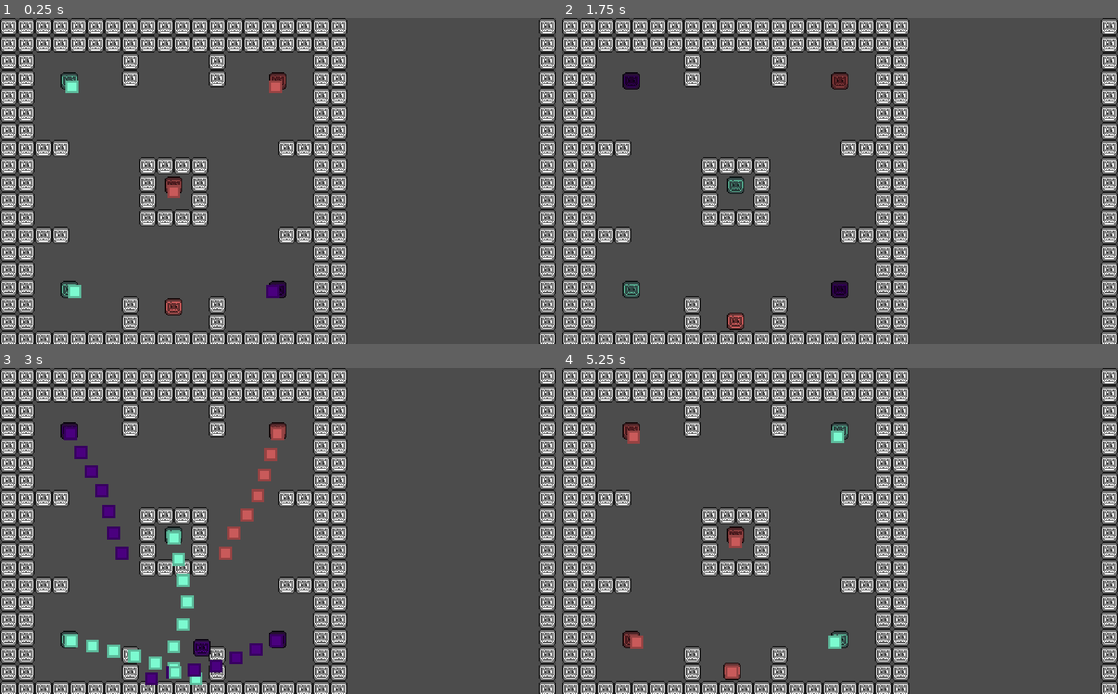
Above: before the commit, frames 1-4 (two rows, left to right).
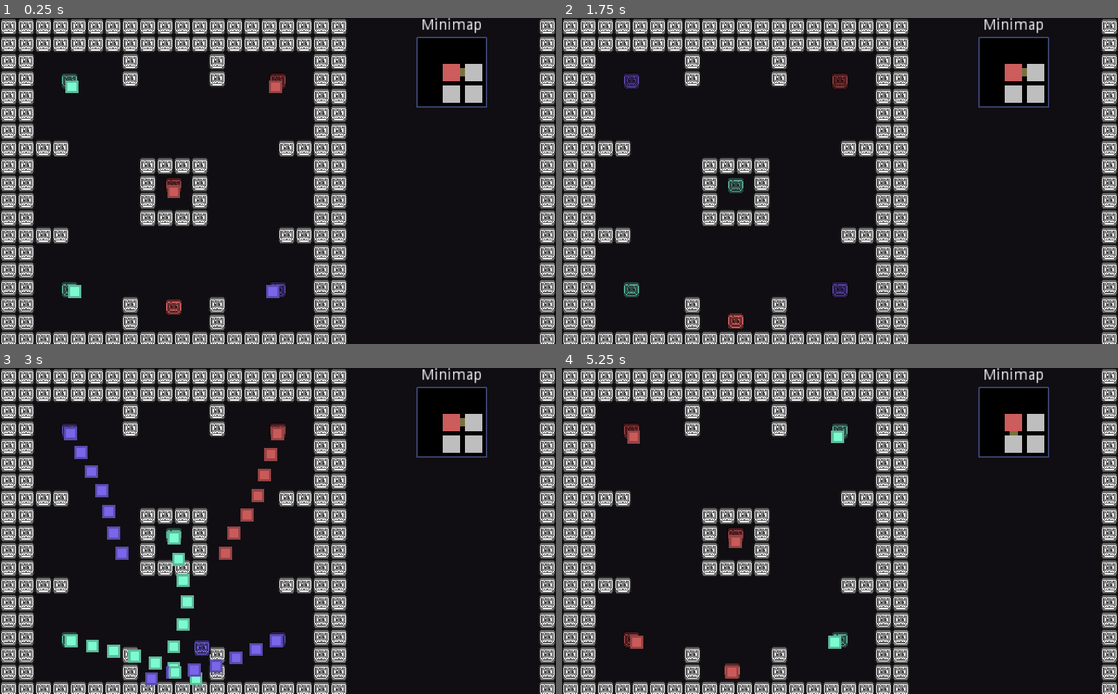
Above: after the commit, the same moments.

Repository: mewore/rgb-squad
Game: Godot game, scene res://Game.tscn
The game is run twice, just before and just after one commit, with the same random seed, the same clock (stepped at 60 frames per second) and the same inputs.
Inputs:
- Up to frame 1 (0.25 s): no input
- Up to frame 2 (1.75 s): tap Enter at 0.5 s; hold Right (move_right) 0.53-1.28 s; hold D (set_blue) 0.53-1.28 s; tap S (set_green) at 0.8, 1.35 s; hold Down (move_down) from 1.28 s (still down); tap A (set_red) at 1.55 s
- Up to frame 3 (3 s): release Down (move_down) at 2.03 s; hold Right (move_right) 2.03-2.78 s; hold A (set_red) 2.03-2.78 s; tap D (set_blue) at 2.3, 2.85 s; hold Up (move_up) from 2.78 s (still down)
- Up to frame 4 (5.25 s): tap S (set_green) at 3.05 s; release Up (move_up) at 3.53 s; hold S (set_green) 3.53-4.28 s; hold Left (move_left) 3.53-5.03 s; tap A (set_red) at 3.8, 4.35 s; tap D (set_blue) at 4.55 s; hold Down (move_down) from 5.03 s (still down); hold Z (shoot) from 5.03 s (still down)

The runs differ from the first frame. In frame 1, 73% of the frame differs, in the area x 0-100%, y 0-100%; in frame 2, 73%; in frame 3, 72%; in frame 4, 73%.

Commit message:
Add a simple minimap

Diff:
--- a/Game.tscn
+++ b/Game.tscn
@@ -1,7 +1,8 @@
-[gd_scene load_steps=3 format=2]
+[gd_scene load_steps=4 format=2]
 
 [ext_resource path="res://environment/rooms/Room1.tscn" type="PackedScene" id=1]
 [ext_resource path="res://entities/player/Player.tscn" type="PackedScene" id=2]
+[ext_resource path="res://ui/Minimap.tscn" type="PackedScene" id=3]
 
 [node name="Game" type="Node2D" groups=[
 "game",
@@ -17,3 +18,41 @@
 [node name="BulletContainer" type="Node2D" parent="." groups=[
 "bullet_container",
 ]]
+
+[node name="Hud" type="CanvasLayer" parent="."]
+
+[node name="HBoxContainer" type="HBoxContainer" parent="Hud"]
+margin_left = 320.0
+margin_right = 512.0
+margin_bottom = 300.0
+__meta__ = {
+"_edit_use_anchors_": false
+}
+
+[node name="Spacer2" type="Control" parent="Hud/HBoxContainer"]
+margin_right = 60.0
+margin_bottom = 300.0
+size_flags_horizontal = 3
+
+[node name="VBoxContainer" type="VBoxContainer" parent="Hud/HBoxContainer"]
+margin_left = 64.0
+margin_right = 128.0
+margin_bottom = 300.0
+__meta__ = {
+"_edit_use_anchors_": false
+}
+
+[node name="Label" type="Label" parent="Hud/HBoxContainer/VBoxContainer"]
+margin_right = 64.0
+margin_bottom = 14.0
+text = "Minimap"
+align = 1
+
+[node name="Minimap" parent="Hud/HBoxContainer/VBoxContainer" instance=ExtResource( 3 )]
+margin_bottom = 18.0
+
+[node name="Spacer" type="Control" parent="Hud/HBoxContainer"]
+margin_left = 132.0
+margin_right = 192.0
+margin_bottom = 300.0
+size_flags_horizontal = 3
--- a/Global.gd
+++ b/Global.gd
@@ -30,7 +30,6 @@
     reset()
 
 func go_to_room(direction: Vector2) -> void:
-    dungeon_layout.current_room.cleared = true
     dungeon_layout.move(int(direction.x), int(direction.y))
     room_is_cleared = dungeon_layout.current_room.cleared
     room_enter_direction = direction
--- a/entities/bullet/Bullet.gd
+++ b/entities/bullet/Bullet.gd
@@ -25,7 +25,7 @@
 var COLOUR_MAP: Dictionary = {
     Types.RgbColour.RED: Color.indianred,
     Types.RgbColour.GREEN: Color.aquamarine,
-    Types.RgbColour.BLUE: Color.indigo,
+    Types.RgbColour.BLUE: Color.mediumslateblue,
 }
 
 func _ready() -> void:
--- a/entities/enemy/Enemy.gd
+++ b/entities/enemy/Enemy.gd
@@ -17,7 +17,7 @@
 var COLOUR_MAP: Dictionary = {
     Types.RgbColour.RED: Color.indianred,
     Types.RgbColour.GREEN: Color.aquamarine,
-    Types.RgbColour.BLUE: Color.indigo,
+    Types.RgbColour.BLUE: Color.mediumslateblue,
 }
 var colour: int = randi() % 3
 onready var HURTBOX: Area2D = $Hurtbox
--- a/entities/player/Player.gd
+++ b/entities/player/Player.gd
@@ -13,7 +13,7 @@
 var COLOUR_MAP: Dictionary = {
     Types.RgbColour.RED: Color.indianred,
     Types.RgbColour.GREEN: Color.aquamarine,
-    Types.RgbColour.BLUE: Color.indigo,
+    Types.RgbColour.BLUE: Color.mediumslateblue,
 }
 export(Types.RgbColour) var colour: int = Types.RgbColour.RED setget set_colour
 
--- a/environment/DungeonLayout.gd
+++ b/environment/DungeonLayout.gd
@@ -48,60 +48,10 @@
     var new_y: int = current_room.position_y + delta_y
     current_room = room_matrix[new_y][new_x]
 
+func has_neighbour(delta_x: int, delta_y: int) -> bool:
+    var new_x: int = current_room.position_x + delta_x
+    var new_y: int = current_room.position_y + delta_y
+    return new_x >= 0 and new_y >= 0 and new_x < width and new_y < height
 
-class RoomNode:
-    var LOG: Log = LogManager.get_log(self)
-
-    var parent: RoomNode
-    var tree_size: int = 1
-
-    var doors: Array = [false, false, false, false]
-
-    var position_x: int
-    var position_y: int
-
-    var cleared = false
-
-    func _init(initial_position_x: int, initial_position_y: int) -> void:
-        position_x = initial_position_x
-        position_y = initial_position_y
-
-    func get_root() -> RoomNode:
-        var result: RoomNode = self
-        while result.parent:
-            result = result.parent
-        return result
-
-    func connect_to(other_room: RoomNode, force: bool = false) -> bool:
-        var self_root: RoomNode = self.get_root()
-        var other_root: RoomNode = other_room.get_root()
-        if self_root != other_root:
-            if self_root.tree_size < other_root.tree_size:
-                self_root.parent = other_root
-            else:
-                other_root.parent = self_root
-                if other_root.tree_size == self_root.tree_size:
-                    self_root.tree_size += 1
-        elif not force:
-            return false
-
-        add_door(other_room)
-        other_room.add_door(self)
-
-        return true
-
-    func has_door(delta_x: int, delta_y: int) -> bool:
-        return doors[delta_to_direction(delta_x, delta_y)]
-
-    func add_door(to_room: RoomNode) -> void:
-        var delta_x: int = to_room.position_x - position_x
-        var delta_y: int = to_room.position_y - position_y
-        doors[delta_to_direction(delta_x, delta_y)] = true
-
-    func delta_to_direction(delta_x: int, delta_y: int) -> int:
-        assert(abs(delta_x) + abs(delta_y) == 1)
-
-        if delta_y == 0:
-            return Types.Direction.RIGHT if delta_x == 1 else Types.Direction.LEFT
-        else:
-            return Types.Direction.DOWN if delta_y == 1 else Types.Direction.UP
+func get_neighbour(delta_x: int, delta_y: int) -> RoomNode:
+    return room_matrix[current_room.position_y + delta_y][current_room.position_x + delta_x]
--- /dev/null
+++ b/environment/RoomNode.gd
@@ -0,0 +1,61 @@
+class_name RoomNode
+
+signal cleared(room_node)
+
+var parent: RoomNode
+var tree_size: int = 1
+
+var doors: Array = [false, false, false, false]
+
+var position_x: int
+var position_y: int
+
+var cleared = false setget set_cleared
+
+func _init(initial_position_x: int, initial_position_y: int) -> void:
+    position_x = initial_position_x
+    position_y = initial_position_y
+
+func get_root() -> RoomNode:
+    var result: RoomNode = self
+    while result.parent:
+        result = result.parent
+    return result
+
+func connect_to(other_room: RoomNode, force: bool = false) -> bool:
+    var self_root: RoomNode = self.get_root()
+    var other_root: RoomNode = other_room.get_root()
+    if self_root != other_root:
+        if self_root.tree_size < other_root.tree_size:
+            self_root.parent = other_root
+        else:
+            other_root.parent = self_root
+            if other_root.tree_size == self_root.tree_size:
+                self_root.tree_size += 1
+    elif not force:
+        return false
+
+    add_door(other_room)
+    other_room.add_door(self)
+
+    return true
+
+func has_door(delta_x: int, delta_y: int) -> bool:
+    return doors[delta_to_direction(delta_x, delta_y)]
+
+func add_door(to_room: RoomNode) -> void:
+    var delta_x: int = to_room.position_x - position_x
+    var delta_y: int = to_room.position_y - position_y
+    doors[delta_to_direction(delta_x, delta_y)] = true
+
+func delta_to_direction(delta_x: int, delta_y: int) -> int:
+    assert(abs(delta_x) + abs(delta_y) == 1)
+
+    if delta_y == 0:
+        return Types.Direction.RIGHT if delta_x == 1 else Types.Direction.LEFT
+    else:
+        return Types.Direction.DOWN if delta_y == 1 else Types.Direction.UP
+
+func set_cleared(new_cleared: int) -> void:
+    cleared = new_cleared
+    emit_signal("cleared", self)
--- a/environment/rooms/Room.gd
+++ b/environment/rooms/Room.gd
@@ -26,13 +26,15 @@
 
     if Global.room_is_cleared:
         open_doors()
-    else:
+    elif enemies_left:
         LOG.info("Enemy count: %d" % [enemies_left])
         for _enemy in ENEMY_CONTAINER.get_children():
             LOG.info("Connecting enemy...")
             var enemy: Enemy = _enemy
             LOG.check_error_code(enemy.connect("dead", self, "_on_enemy_dead"),
                 "Connecting an enemy's 'dead' signal to the room's '_on_enemy_dead' method")
+    else:
+        open_doors()
 
 func _process(_delta: float) -> void:
     if is_open:
@@ -70,3 +72,4 @@
         if Global.dungeon_layout.current_room.has_door(delta_x, delta_y):
             COMMON_MAP.set_cell(cell.x, cell.y, -1)
     is_open = true
+    Global.dungeon_layout.current_room.cleared = true
--- a/project.godot
+++ b/project.godot
@@ -34,6 +34,11 @@
 "language": "GDScript",
 "path": "res://util/Log.gd"
 }, {
+"base": "Polygon2D",
+"class": "MinimapRoom",
+"language": "GDScript",
+"path": "res://ui/MinimapRoom.gd"
+}, {
 "base": "KinematicBody2D",
 "class": "Player",
 "language": "GDScript",
@@ -43,6 +48,11 @@
 "class": "PlayerState",
 "language": "GDScript",
 "path": "res://entities/player/PlayerState.gd"
+}, {
+"base": "Reference",
+"class": "RoomNode",
+"language": "GDScript",
+"path": "res://environment/RoomNode.gd"
 }, {
 "base": "Node",
 "class": "State",
@@ -65,8 +75,10 @@
 "Enemy": "",
 "EnemyState": "",
 "Log": "",
+"MinimapRoom": "",
 "Player": "",
 "PlayerState": "",
+"RoomNode": "",
 "State": "",
 "StateMachine": "",
 "Types": ""
@@ -179,4 +191,5 @@
 quality/driver/driver_name="GLES2"
 vram_compression/import_etc=true
 vram_compression/import_etc2=false
+environment/default_clear_color=Color( 0.0627451, 0.054902, 0.0745098, 1 )
 environment/default_environment="res://default_env.tres"
--- /dev/null
+++ b/ui/Minimap.gd
@@ -0,0 +1,40 @@
+extends Control
+
+export(PackedScene) var MINIMAP_ROOM_SCENE: PackedScene
+
+export(int) var WIDTH: int = 3
+export(int) var HEIGHT: int = 3
+
+export(Vector2) var ROOM_PADDING = Vector2.ONE * 4
+export(Vector2) var ROOM_MARGIN = Vector2.ONE * 4
+export(Vector2) var ROOM_SIZE = Vector2.ONE * 16
+
+var current_room_display: Node2D
+
+func _ready():
+    assert(WIDTH % 2 == 1)
+    assert(HEIGHT % 2 == 1)
+    var center_x = WIDTH / 2
+    var center_y = WIDTH / 2
+    for x in range(WIDTH):
+        for y in range(HEIGHT):
+            var dx: int = x - center_x
+            var dy: int = y - center_y
+            if Global.dungeon_layout.has_neighbour(dx, dy):
+                make_room_display(x, y, dx, dy)
+
+
+func make_room_display(x: int, y: int, dx: int, dy: int) -> void:
+    var room_node: RoomNode = Global.dungeon_layout.get_neighbour(dx, dy)
+    var room_display: MinimapRoom = MINIMAP_ROOM_SCENE.instance()
+
+    room_display.position = Vector2(
+        ROOM_PADDING.x + (ROOM_MARGIN.x + ROOM_SIZE.x) * x,
+        ROOM_PADDING.y + (ROOM_MARGIN.y + ROOM_SIZE.y) * y)
+
+    var is_current: bool = not dx and not dy
+    room_display.set_colour(room_node, is_current)
+    if room_node.cleared or is_current:
+        room_display.add_connections(room_node)
+
+    add_child(room_display)
--- /dev/null
+++ b/ui/Minimap.tscn
@@ -0,0 +1,26 @@
+[gd_scene load_steps=3 format=2]
+
+[ext_resource path="res://ui/MinimapRoom.tscn" type="PackedScene" id=1]
+[ext_resource path="res://ui/Minimap.gd" type="Script" id=2]
+
+[node name="Minimap" type="Control"]
+margin_right = 64.0
+margin_bottom = 64.0
+rect_min_size = Vector2( 64, 0 )
+script = ExtResource( 2 )
+__meta__ = {
+"_edit_use_anchors_": false
+}
+MINIMAP_ROOM_SCENE = ExtResource( 1 )
+
+[node name="Background" type="Polygon2D" parent="."]
+color = Color( 0, 0, 0, 1 )
+polygon = PoolVector2Array( 0, 0, 64, 0, 64, 64, 0, 64 )
+
+[node name="Border" type="Line2D" parent="."]
+points = PoolVector2Array( 0, 0, 64, 0, 64, 64, 0, 64, 0, 0 )
+width = 1.0
+default_color = Color( 0.231373, 0.266667, 0.443137, 1 )
+joint_mode = 2
+begin_cap_mode = 2
+end_cap_mode = 2
--- /dev/null
+++ b/ui/MinimapRoom.gd
@@ -0,0 +1,36 @@
+extends Polygon2D
+
+class_name MinimapRoom
+
+onready var DOOR_LEFT: Node2D = $Doors/Left
+onready var DOOR_RIGHT: Node2D = $Doors/Right
+onready var DOOR_UP: Node2D = $Doors/Up
+onready var DOOR_DOWN: Node2D = $Doors/Down
+
+export(Color) var DEFAULT_ROOM_COLOUR: Color = Color.gray
+export(Color) var CLEARED_ROOM_COLOUR: Color = Color.aquamarine
+export(Color) var ENEMY_ROOM_COLOUR: Color = Color.indianred
+
+func _ready() -> void:
+    DOOR_LEFT.visible = false
+    DOOR_RIGHT.visible = false
+    DOOR_UP.visible = false
+    DOOR_DOWN.visible = false
+
+func set_colour(room_node: RoomNode, is_current: bool) -> void:
+    if room_node.cleared:
+        self_modulate = CLEARED_ROOM_COLOUR
+    elif is_current:
+        self_modulate = ENEMY_ROOM_COLOUR
+        yield(room_node, "cleared")
+        self_modulate = CLEARED_ROOM_COLOUR
+    else:
+        self_modulate = DEFAULT_ROOM_COLOUR
+
+func add_connections(room_node: RoomNode) -> void:
+    if not DOOR_LEFT:
+        yield(self, "ready")
+    DOOR_LEFT.visible = room_node.has_door(-1, 0)
+    DOOR_RIGHT.visible = room_node.has_door(1, 0)
+    DOOR_UP.visible = room_node.has_door(0, -1)
+    DOOR_DOWN.visible = room_node.has_door(0, 1)
--- /dev/null
+++ b/ui/MinimapRoom.tscn
@@ -0,0 +1,29 @@
+[gd_scene load_steps=2 format=2]
+
+[ext_resource path="res://ui/MinimapRoom.gd" type="Script" id=1]
+
+[node name="MinimapRoom" type="Polygon2D"]
+polygon = PoolVector2Array( 0, 0, 16, 0, 16, 16, 0, 16 )
+script = ExtResource( 1 )
+
+[node name="Doors" type="Node2D" parent="."]
+modulate = Color( 0.46875, 0.443716, 0.239868, 1 )
+
+[node name="Right" type="Polygon2D" parent="Doors"]
+position = Vector2( 16, 4 )
+polygon = PoolVector2Array( 0, 0, 4, 0, 4, 8, 0, 8 )
+
+[node name="Down" type="Polygon2D" parent="Doors"]
+position = Vector2( 12, 16 )
+rotation = 1.57079
+polygon = PoolVector2Array( 0, 0, 4, 0, 4, 8, 0, 8 )
+
+[node name="Left" type="Polygon2D" parent="Doors"]
+position = Vector2( 0, 12 )
+rotation = 3.14159
+polygon = PoolVector2Array( 0, 0, 4, 0, 4, 8, 0, 8 )
+
+[node name="Up" type="Polygon2D" parent="Doors"]
+position = Vector2( 4, 0 )
+rotation = -1.5708
+polygon = PoolVector2Array( 0, 0, 4, 0, 4, 8, 0, 8 )
